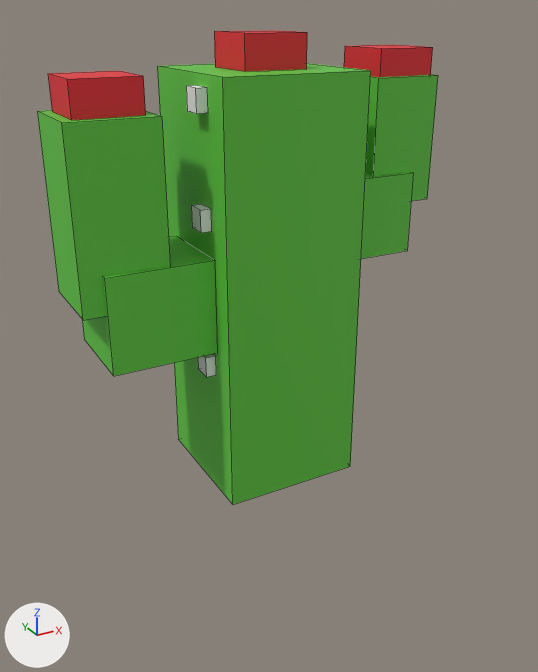
What one commit did to the FBX model StudAssets/Export/Desert/Cactus.fbx.
Both versions are drawn from a camera (50 mm lens) standing at (-3.32, -6.2, 4.48) and looking at (-0.23, -0.59, 1.68). The lights are fixed; the arrows at lower left show +X, +Y and +Z. The older version comes first. Mesh edges are drawn as thin lines. Where no turn or scale is listed for an object, it has been applied to the vertices. Vertices at exactly the same position are counted once.

Names of what the first picture shows: 'Cactus.001', 'FlowerRed.001', 'White.001'.
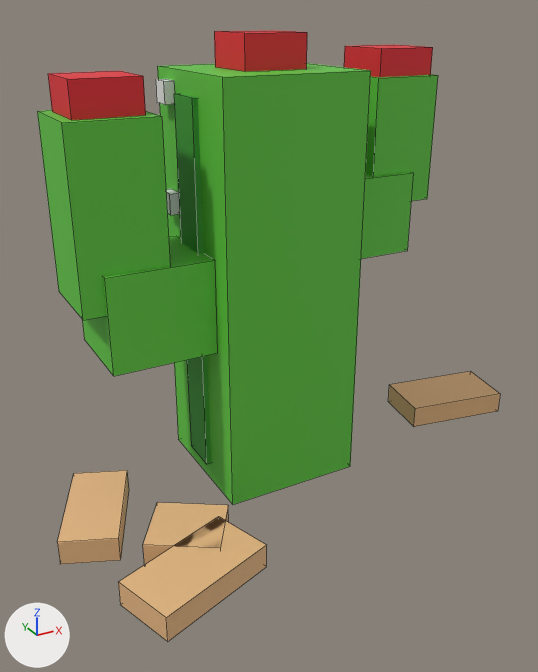
Edits to the bpy script that builds the scene:
```text
Add mat_cactusdark:
    mat_cactusdark = principled_material('CactusDark')
    mat_cactusdark.base_color = (0.0452, 0.352, 0.0343)  # green #3ca034
    mat_cactusdark.roughness = 0.6
Add mat_sand:
    mat_sand = principled_material('Sand')
    mat_sand.base_color = (0.807, 0.479, 0.231)  # beige #e8b884
    mat_sand.roughness = 0.6
Change me_cactus_white:
    used by ob_white_001; location = (0.0, 0.0, 0.0)
    remove me_cactus_white.from_pydata(...)  # 48 vertices, 36 faces; spans x -0.8..0.8, y -0.4..0.4, z 0.9..3.9
    add me_cactus_white.from_pydata(...)  # 48 vertices, 36 faces; spans x -0.8..0.8, y -0.5..0.5, z 0.9..3.9
    me_cactus_white part 1: the loose piece of 8 vertices spanning x -0.8..-0.7, y -0.4..-0.2, z 1.3..1.5 is moved by (0.0, 0.7, 0.0)
    me_cactus_white part 2: the loose piece of 8 vertices spanning x -0.8..-0.7, y -0.4..-0.2, z 2.7..2.9 is moved by (0.0, 0.7, 0.0)
    me_cactus_white part 3: the loose piece of 8 vertices spanning x -0.8..-0.7, y -0.4..-0.2, z 3.7..3.9 is moved by (0.0, 0.7, 0.0)
    other edits to the shape of me_cactus_white do not show in these pictures
Add me_cactus_cactusdark:
    me_cactus_cactusdark.from_pydata(...)  # a box spanning x -0.75..0.75, y -0.2..0.2, z 0.2..3.8
    me_cactus_cactusdark.materials.append(mat_cactusdark)  # green #3ca034
Add me_cactus_sand:
    me_cactus_sand.from_pydata(...)  # 32 vertices, 24 faces; spans x -2.42..3.06, y -2.02..0.26, z 0.0..0.24
    me_cactus_sand.materials.append(mat_sand)  # beige #e8b884
Add ob_cactusdark:
    ob_cactusdark = bpy.data.objects.new('CactusDark', me_cactus_cactusdark)
    ob_cactusdark.location = (0.0, 0.0, 0.0)
Add ob_sand_001:
    ob_sand_001 = bpy.data.objects.new('Sand.001', me_cactus_sand)
    ob_sand_001.location = (0.0, 0.0, 0.0)
```

What differs and where, as boxes [x1, y1, x2, y2] in the pictures (538 x 672 px; the box of a moved part takes in the faces that stretch with it):
'Sand.001', added (beige)
    after: [57, 371, 500, 642]
'CactusDark', added (green)
    after: [174, 93, 211, 464]
'White.001', reshaped
    before: [186, 85, 216, 377]
    after: [156, 79, 180, 215]
part 1 of me_cactus_white, moved or reshaped (not visible afterwards)
    before: [198, 354, 216, 377]
part 2 of me_cactus_white, moved or reshaped
    before: [191, 204, 212, 233]
    after: [166, 189, 180, 215]
part 3 of me_cactus_white, moved or reshaped
    before: [186, 85, 208, 114]
    after: [156, 79, 175, 105]
